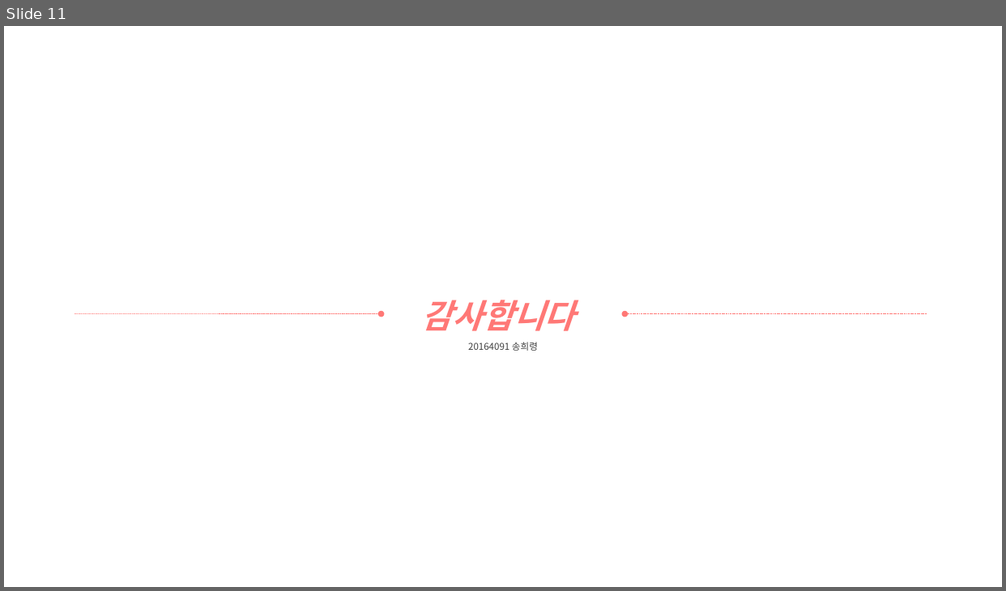
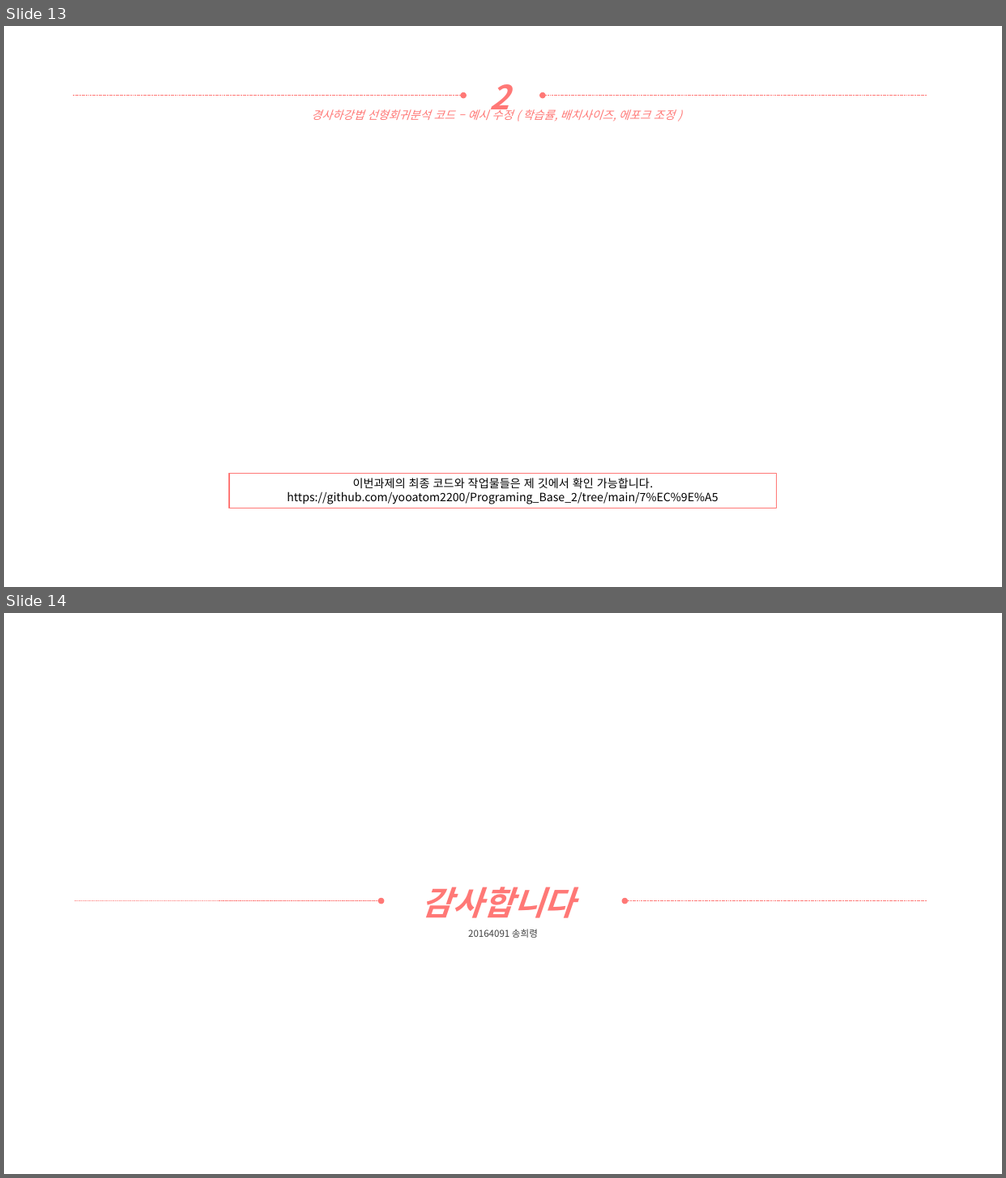
Before and after one commit to yooatom2200/Programing_Base_2, a slide deck: 9장/20164091-송희령-9장 과제.pptx. Shown one above the other, each under a label of ours: slide 11 before the commit, slides 13 and 14 after it. The pictures are 1006x591 and 1006x1178 pixels, drawn with LibreOffice and Linux fonts; fonts in the diff are those of the drawing. Boxes give left, top, right and bottom in pixels: in the first picture for what was removed or moved away, otherwise in the second. Text is boxed around its words. In the diff, an @@ line names an element or a change of style, - is before the commit and + after.

Commit message:
2번째 코드 완성

```diff
--- a/9장/20164091-송희령-9장 과제.pptx
+++ b/9장/20164091-송희령-9장 과제.pptx
@@ slide 13 added at (4, 26, 1002, 587), background #FFFFFF @@
@@ arrow added from (73, 96) to (463, 96), #FF7876 0.5 pt dashed @@
@@ text added at (490, 84, 509, 118), 32 pt, text #FF7876, bold, italic @@
+2
@@ arrow added from (927, 96) to (543, 96), #FF7876 0.5 pt dashed @@
@@ text added at (311, 108, 675, 122), 11 pt, text #FF7876, italic @@
+경사하강법 선형회귀분석 코드 – 예시 수정 ( 학습률, 배치사이즈, 에포크 조정 )
@@ rectangle added at (229, 474, 777, 509), outline #FF7876 1 pt, 11 pt, text #000000 @@
+이번과제의 최종 코드와 작업물들은 제 깃에서 확인 가능합니다.
+https://github.com/yooatom2200/Programing_Base_2/tree/main/7%EC%9E%A5
@@ what was slide 11 is now slide 14 @@
```
Also in this commit, not shown: 1 slide changed, 3 other slides added, 1 slide removed, 2 other files.
